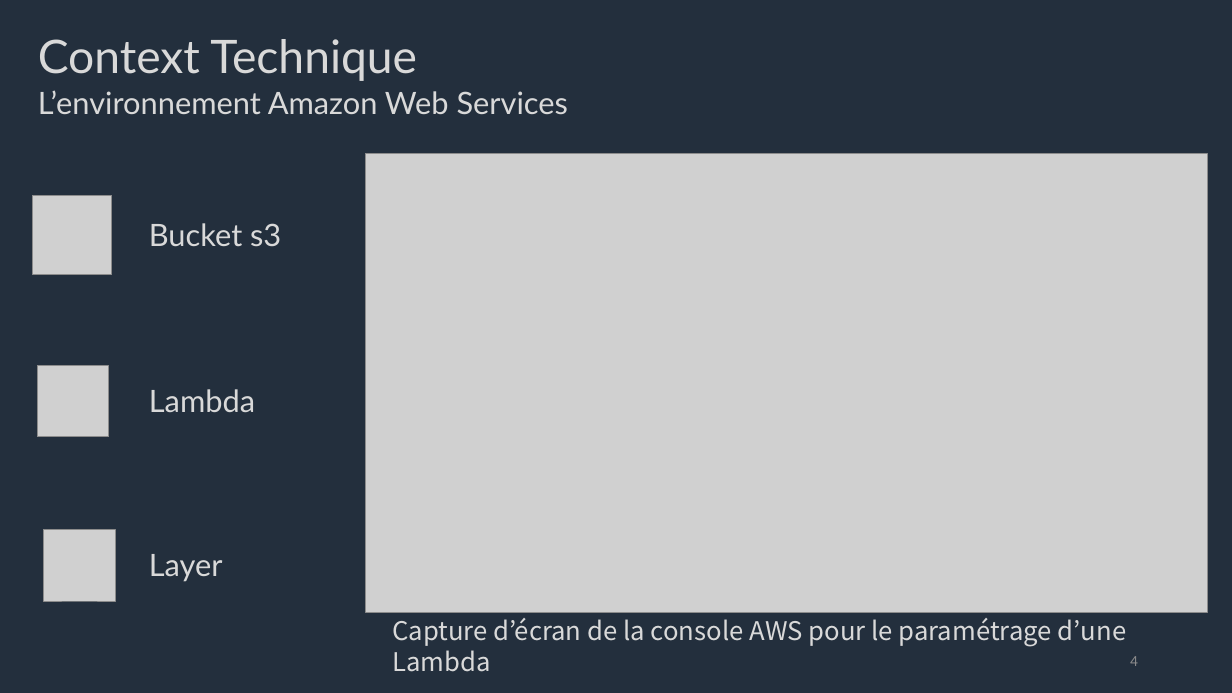
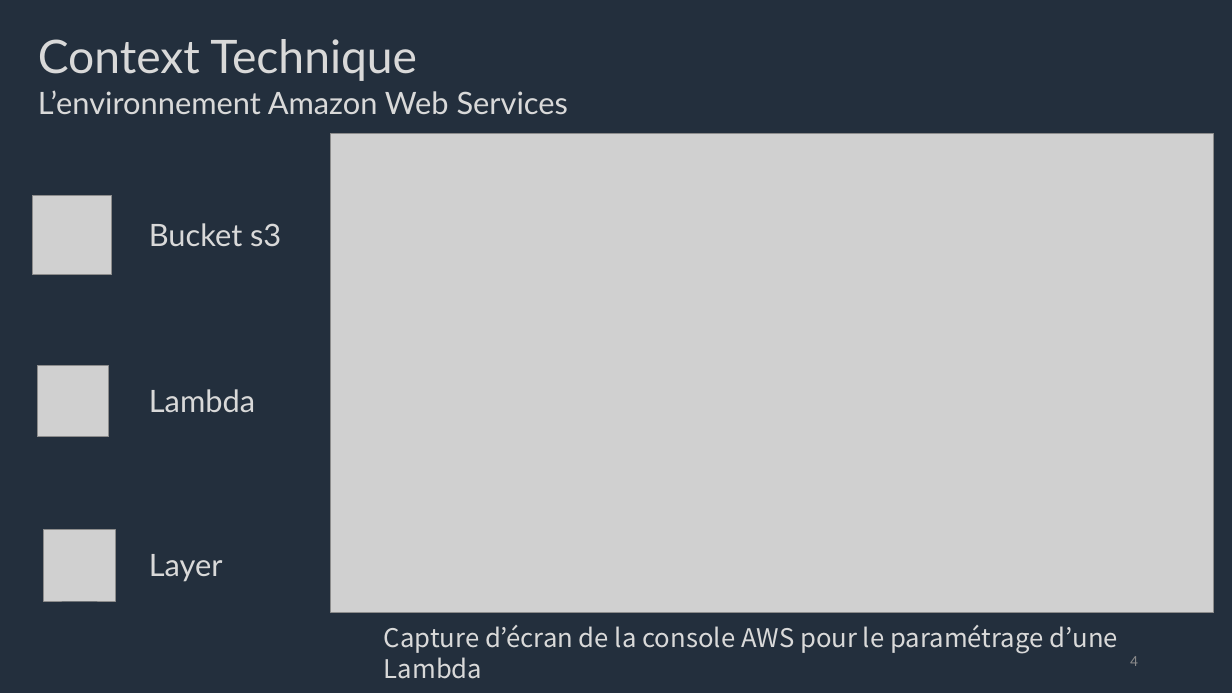
Before and after one commit to Sand-jrd/HelloPipepline, a slide deck: slide 4 of Rendu/DiapoPourSoutenance.pptx. Drawn at 1232x693 pixels with LibreOffice and Linux fonts; fonts in the diff are those of the drawing; grey boxes stand for pictures. Boxes give left, top, right and bottom in pixels: in the first picture for what was removed or moved away, otherwise in the second. Text is boxed around its words. In the diff, an @@ line names an element or a change of style, - is before the commit and + after.

```diff
--- a/Rendu/DiapoPourSoutenance.pptx
+++ b/Rendu/DiapoPourSoutenance.pptx
@@ picture: place and size @@
-picture at <box>365,154,1208,613</box>
+picture at <box>331,133,1214,613</box>
@@ text "Capture d’écran de la console ...": place and size @@
-text "Capture d’écran de la console ..." at <box>392,618,1127,647</box>
+text "Capture d’écran de la console ..." at <box>384,625,1118,653</box>
```
Also in this commit, not shown: 1 other file.
